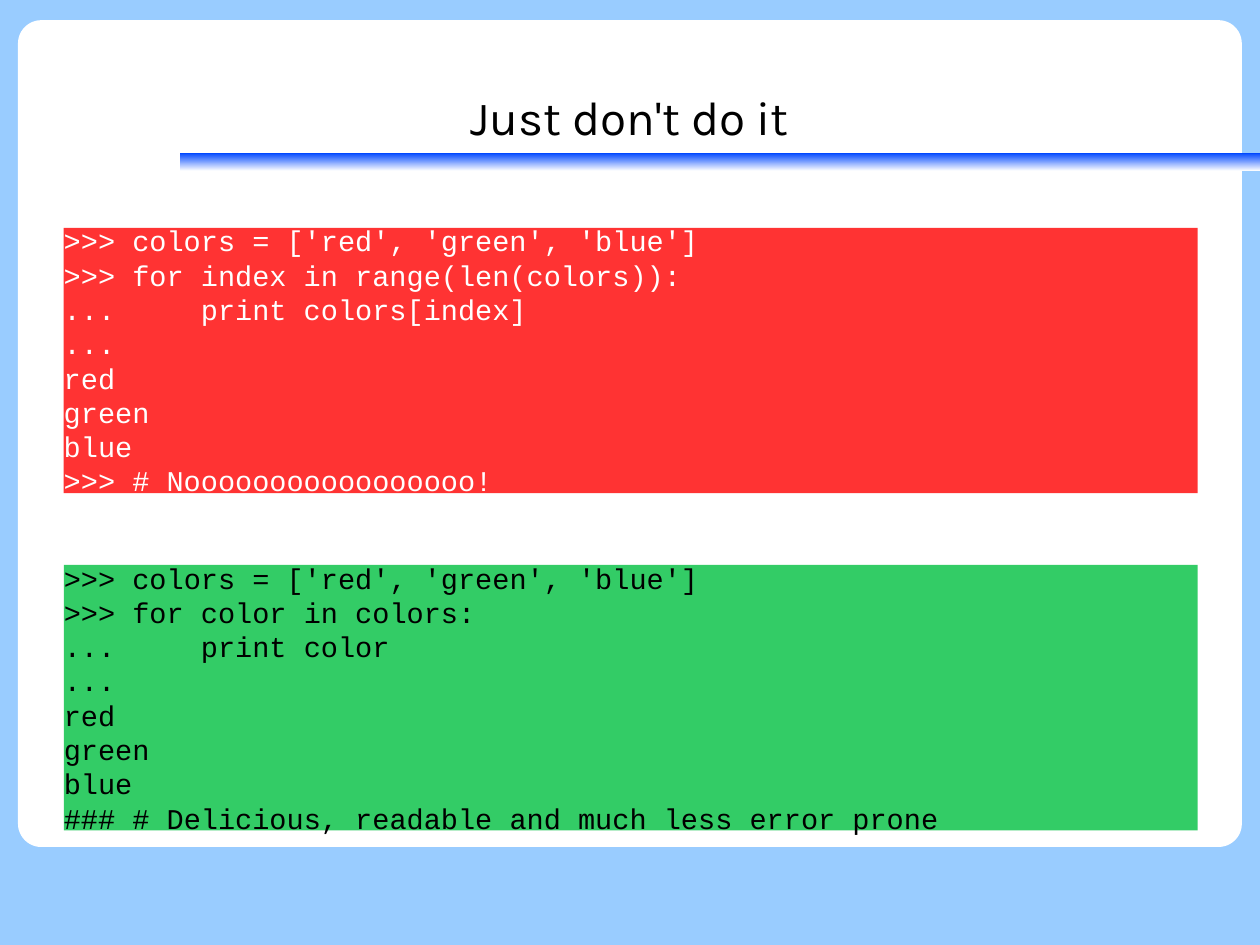
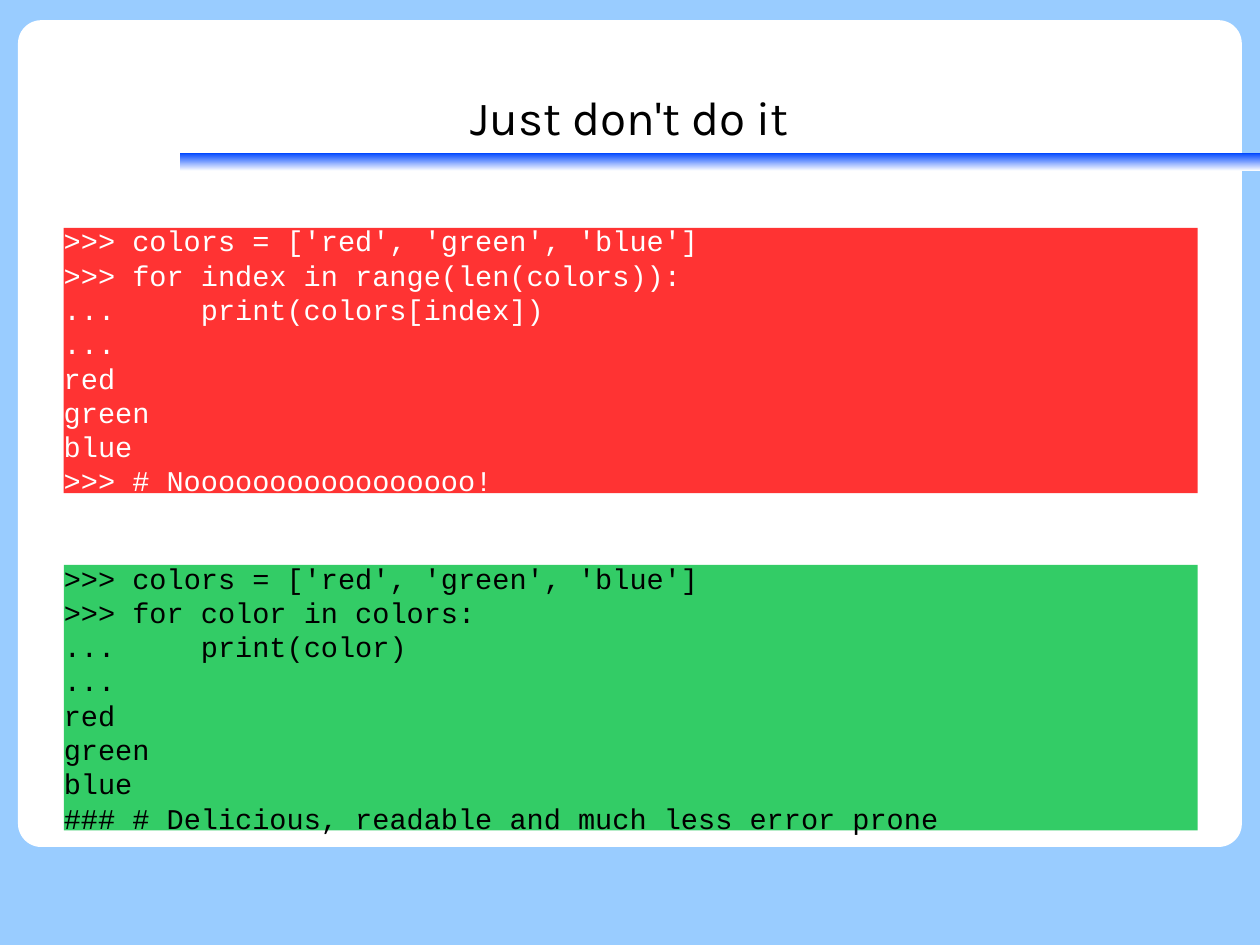
Before and after one commit to KennethNielsen/presentations, a slide deck: slide 118 of python/part1/part1_with_theme.odp (slide 129 before the commit). Drawn at 1260x945 pixels with LibreOffice and Linux fonts; fonts in the diff are those of the drawing; background and template pictures are left out. Boxes give left, top, right and bottom in pixels: in the first picture for what was removed or moved away, otherwise in the second. Text is boxed around its words. In the diff, an @@ line names an element or a change of style, - is before the commit and + after.

```diff
--- a/python/part1/part1_with_theme.odp
+++ b/python/part1/part1_with_theme.odp
@@ text in rectangle at <box>201,300,544,326</box>: text changed @@
-... print colors[index]
+... print(colors[index])
@@ text in rectangle at <box>201,637,407,663</box>: text changed @@
-... print color
+... print(color)
```
Also in this commit, not shown: 37 other slides changed, 3 slides added, 4 slides removed, 1 other file.
